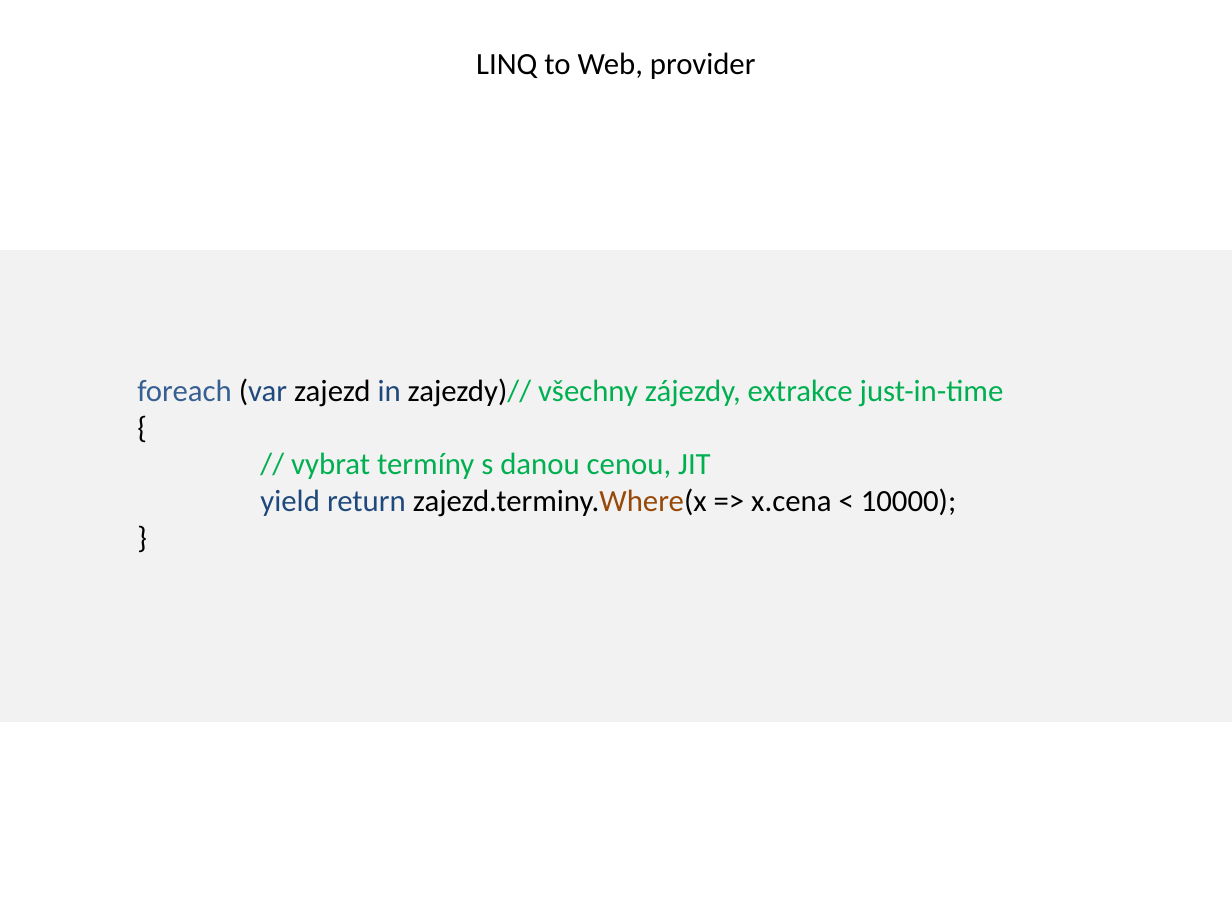
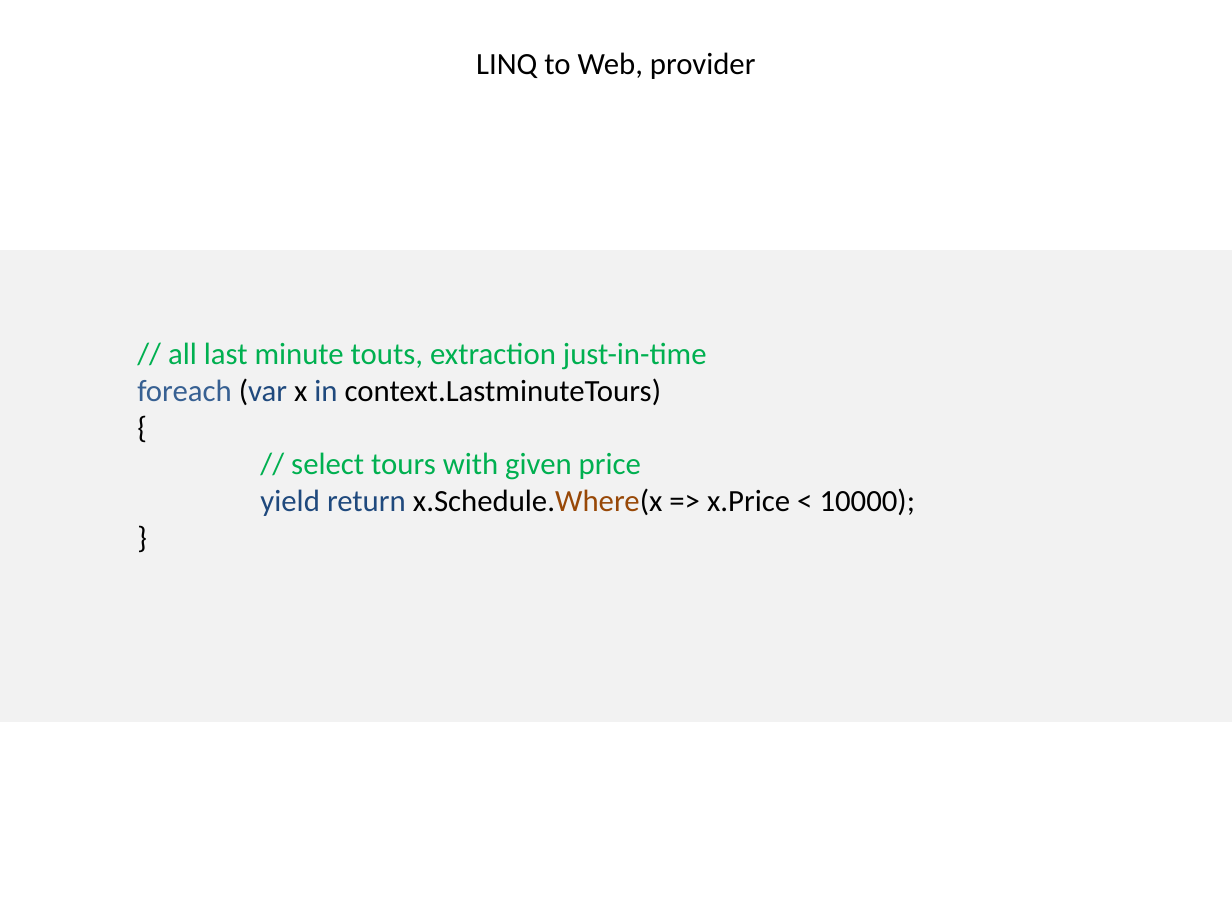
Before and after one commit to ARLM-Attic/linq2web, a slide deck: slide 4 of Documentation/diagrams.pptx. Drawn at 1232x924 pixels with LibreOffice and Linux fonts; fonts in the diff are those of the drawing. Boxes give left, top, right and bottom in pixels: in the first picture for what was removed or moved away, otherwise in the second. Text is boxed around its words. In the diff, an @@ line names an element or a change of style, - is before the commit and + after.

```diff
--- a/Documentation/diagrams.pptx
+++ b/Documentation/diagrams.pptx
@@ text at bbox=[137, 342, 707, 405]: text changed @@
-foreach (var zajezd in zajezdy)// všechny zájezdy, extrakce just-in-time
+// all last minute touts, extraction just-in-time
+foreach (var x in context.LastminuteTours)
@@ text at bbox=[260, 452, 915, 516]: text changed @@
-// vybrat termíny s danou cenou, JIT
-yield return zajezd.terminy.Where(x => x.cena < 10000);
+// select tours with given price
+yield return x.Schedule.Where(x => x.Price < 10000);
```
Also in this commit, not shown: 1 slide removed, 4 other files.
